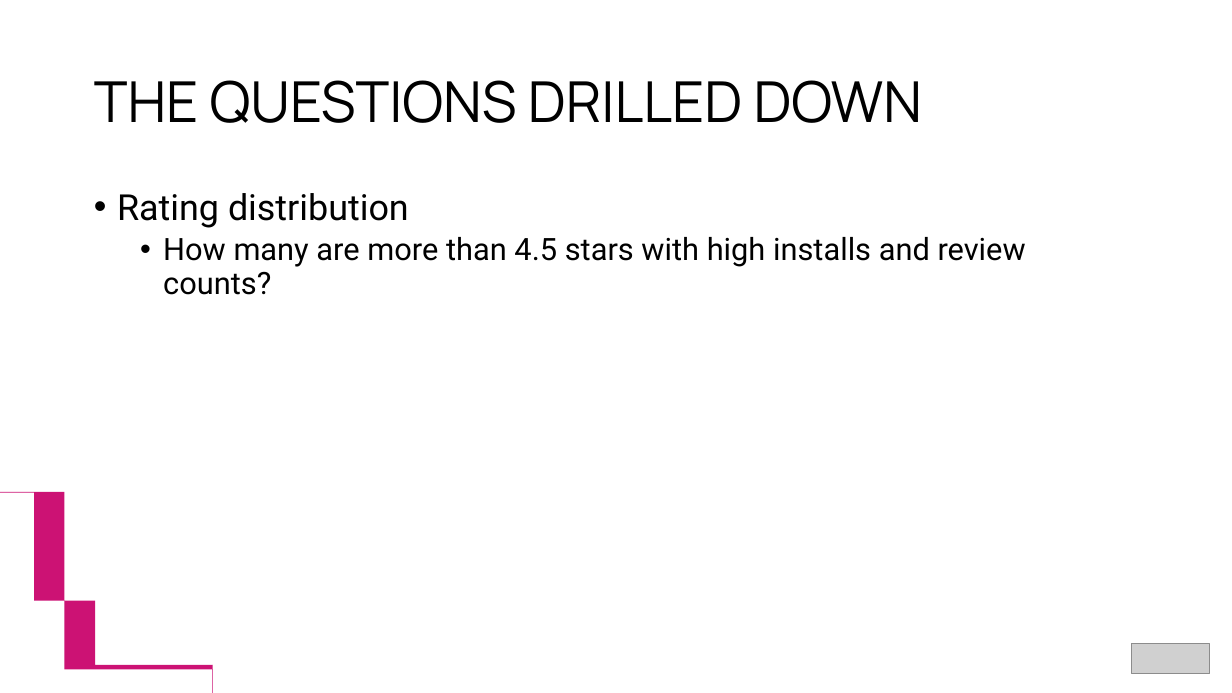
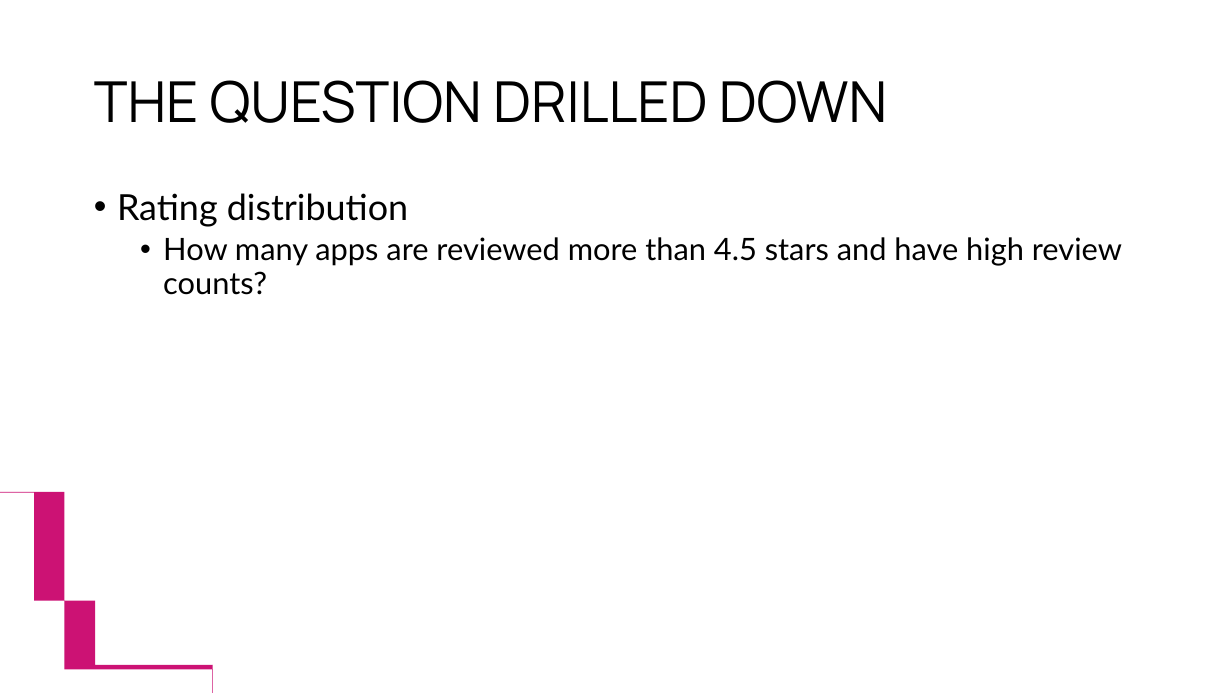
Before and after one commit to Shuvo-saha/Visual-Analytics-with-Tableau, a slide deck: slide 14 of Visual Analytics with Tableau.pptx (slide 13 before the commit). Drawn at 1232x693 pixels with LibreOffice and Linux fonts; fonts in the diff are those of the drawing; grey boxes stand for pictures. Boxes give left, top, right and bottom in pixels: in the first picture for what was removed or moved away, otherwise in the second. Text is boxed around its words. In the diff, an @@ line names an element or a change of style, - is before the commit and + after.

Commit message:
Updated slides
Made it more visual, added photos and removed the logo. General structure remains the same

```diff
--- a/Visual Analytics with Tableau.pptx
+++ b/Visual Analytics with Tableau.pptx
@@ title at box(94, 80, 887, 123): text changed @@
-THE QUESTIONS DRILLED DOWN
+THE QUESTION DRILLED DOWN
@@ text at box(117, 193, 408, 227): font Roboto to Lato in "Rating distribution" @@
@@ text at box(163, 237, 1122, 295): text changed; font Roboto to Lato @@
-  • How many are more than 4.5 stars with high installs and review counts?
+  • How many apps are reviewed more than 4.5 stars and have high review counts?
@@ picture removed at box(1132, 644, 1211, 674) @@
```
Also in this commit, not shown: 17 other slides changed, 2 slides added.
